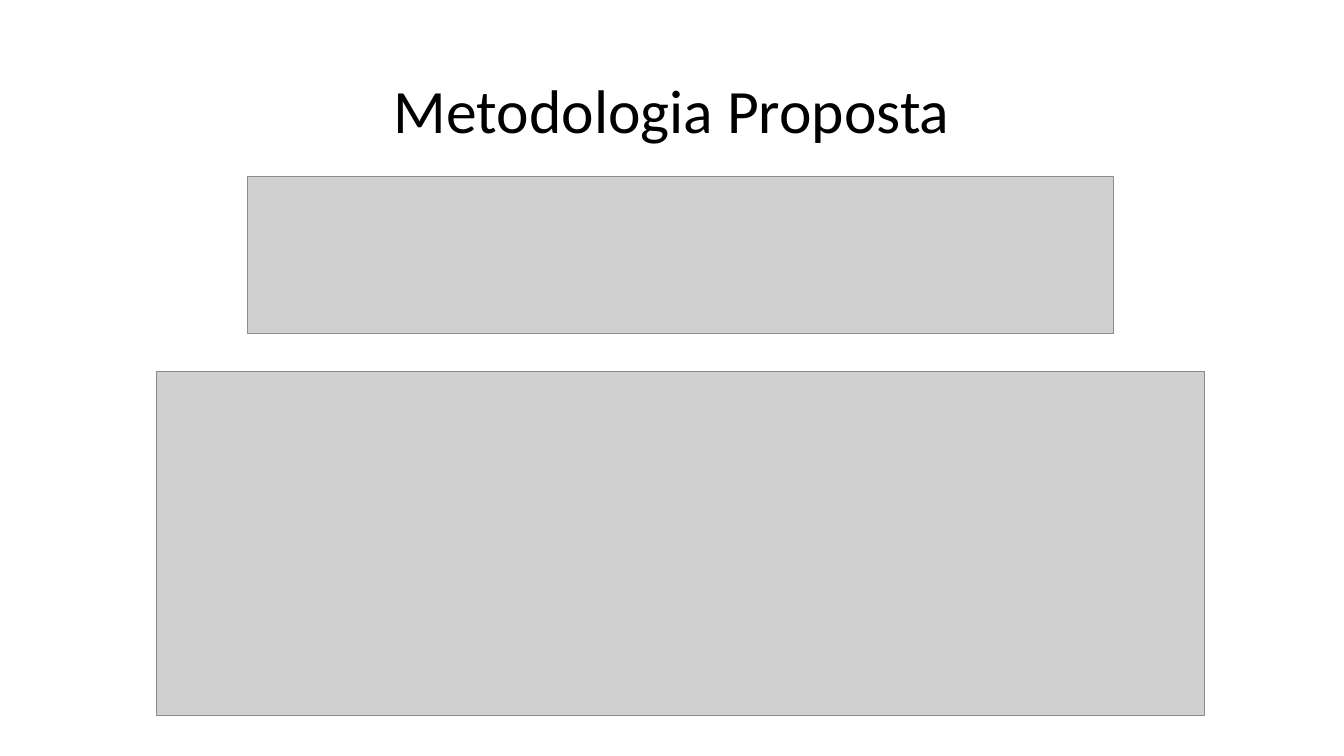
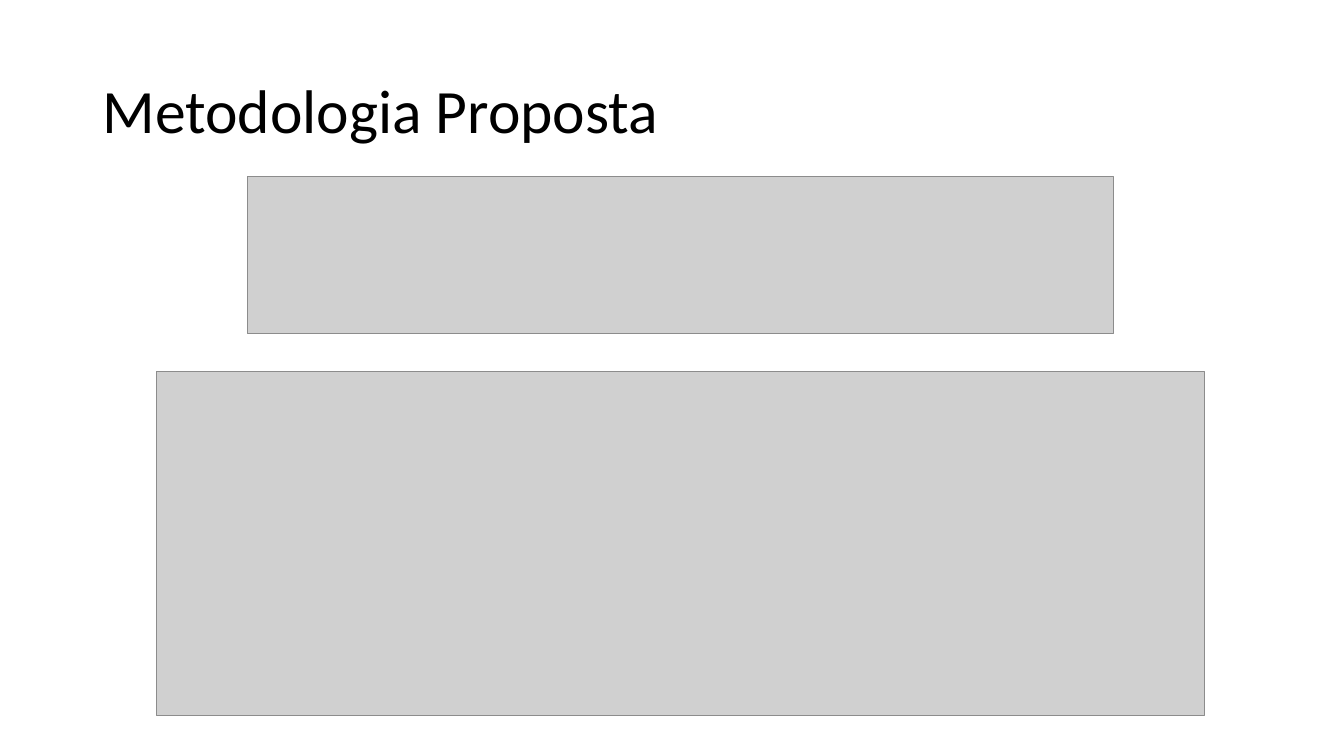
Before and after one commit to TavaresCarlos/TerrainIntelGIS, a slide deck: slide 11 of escrita/seminários/apresentacao.pptx (slide 10 before the commit). Drawn at 1344x756 pixels with LibreOffice and Linux fonts; fonts in the diff are those of the drawing; grey boxes stand for pictures. Boxes give left, top, right and bottom in pixels: in the first picture for what was removed or moved away, otherwise in the second. Text is boxed around its words. In the diff, an @@ line names an element or a change of style, - is before the commit and + after.

```diff
--- a/escrita/seminários/apresentacao.pptx
+++ b/escrita/seminários/apresentacao.pptx
@@ title "Metodologia Proposta" at <box>102,90,658,144</box>: alignment centre to left @@
```
Also in this commit, not shown: 2 other slides changed, 1 slide added, 7 other files.
